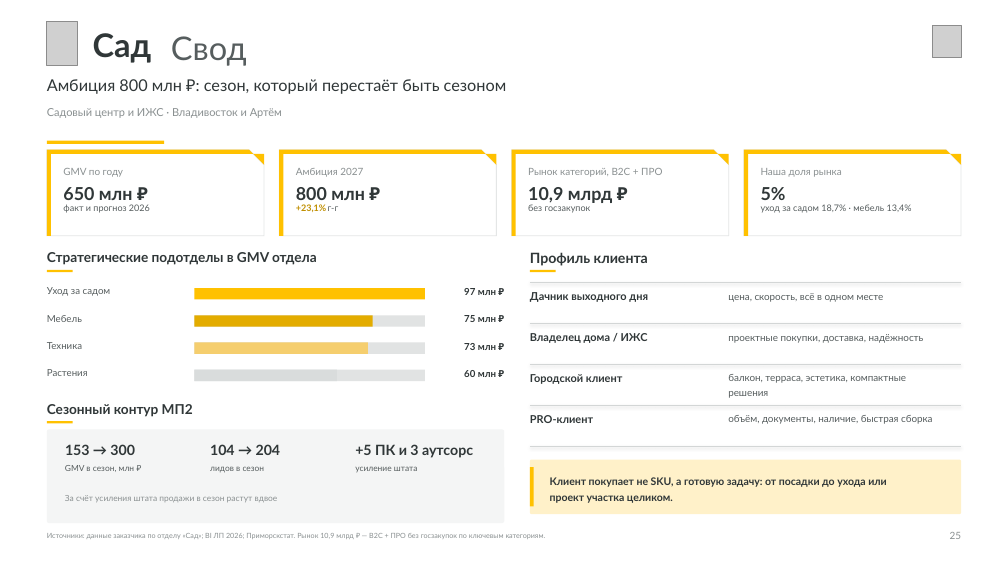
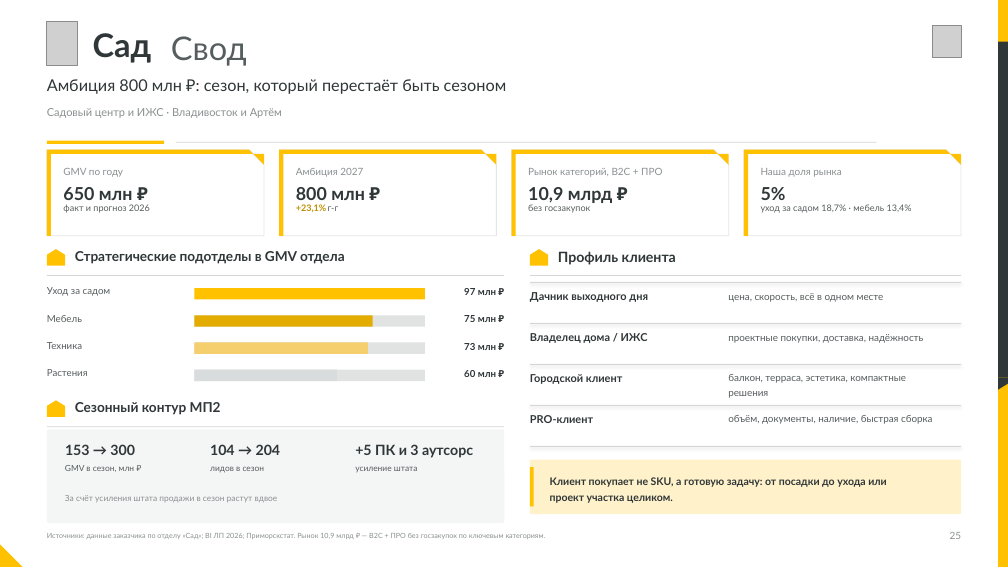
Before and after one commit to dmitrypalych44-ai/power-point, a slide deck: slide 25 of deliverables/download/lemana-pro-vladivostok-2027.pptx. Drawn at 1008x567 pixels with LibreOffice and Linux fonts; fonts in the diff are those of the drawing; grey boxes stand for pictures. Boxes give left, top, right and bottom in pixels: in the first picture for what was removed or moved away, otherwise in the second. Text is boxed around its words. In the diff, an @@ line names an element or a change of style, - is before the commit and + after.

```diff
--- a/deliverables/download/lemana-pro-vladivostok-2027.pptx
+++ b/deliverables/download/lemana-pro-vladivostok-2027.pptx
@@ rectangle added at box(998, 0, 1008, 567), fill #FFC100 @@
@@ rectangle added at box(998, 42, 1008, 377), fill #303738 @@
@@ rectangle added at box(176, 142, 876, 143), fill #D3D6D6 @@
@@ freeform shape added at box(47, 249, 65, 265), fill #FFC100 @@
@@ text "Стратегические подотделы в GMV отдела": place and size @@
-text "Стратегические подотделы в GMV отдела" at box(47, 252, 317, 265)
+text "Стратегические подотделы в GMV отдела" at box(75, 251, 345, 264)
@@ freeform shape added at box(530, 249, 548, 265), fill #FFC100 @@
@@ text "Профиль клиента": place and size @@
-text "Профиль клиента" at box(530, 252, 648, 266)
+text "Профиль клиента" at box(558, 251, 676, 265)
@@ rectangle removed at box(47, 270, 73, 272) @@
@@ rectangle added at box(47, 275, 504, 276), fill #D3D6D6 @@
@@ rectangle removed at box(530, 270, 556, 272) @@
@@ rectangle added at box(530, 275, 961, 276), fill #D3D6D6 @@
@@ freeform shape added at box(998, 377, 1008, 389), fill #303738 @@
@@ freeform shape added at box(47, 400, 65, 417), fill #FFC100 @@
@@ text "Сезонный контур МП2": place and size @@
-text "Сезонный контур МП2" at box(47, 404, 193, 417)
+text "Сезонный контур МП2" at box(75, 402, 221, 415)
@@ rectangle removed at box(47, 421, 73, 423) @@
@@ rectangle added at box(47, 426, 504, 427), fill #D3D6D6 @@
@@ freeform shape added at box(0, 544, 23, 567), fill #FFC100 @@
```
Also in this commit, not shown: 33 other slides changed, 50 other files.
